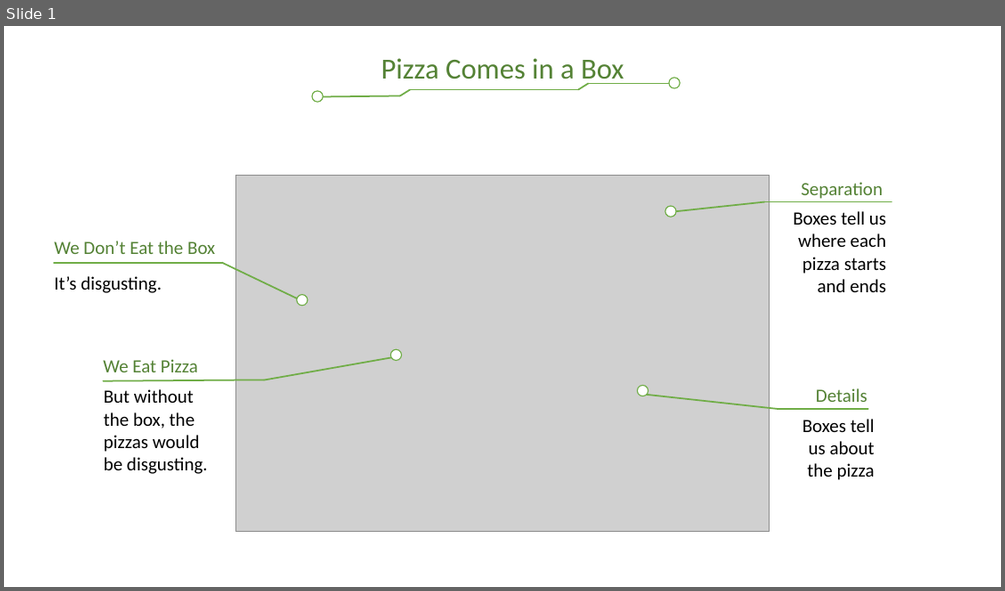
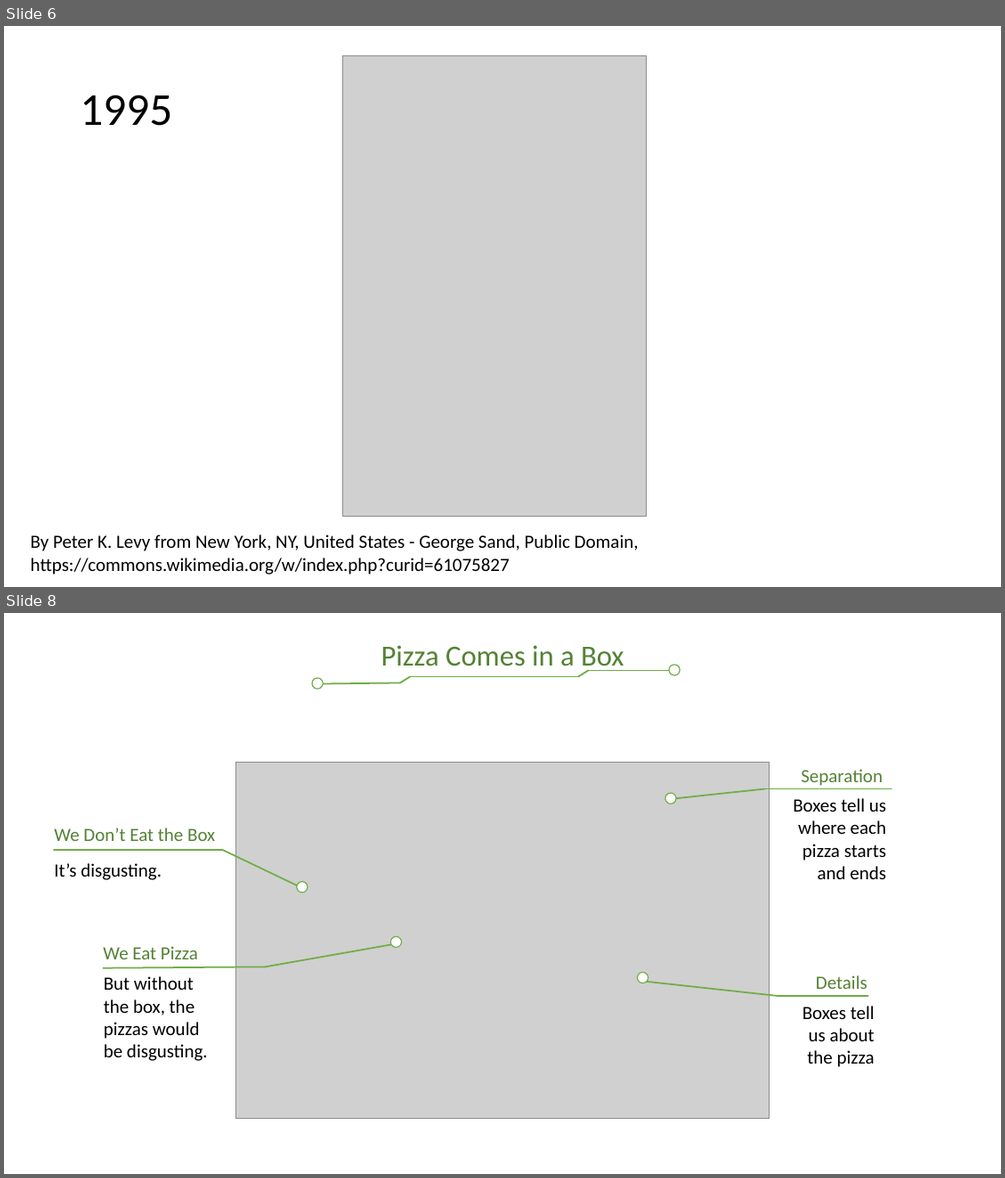
Before and after one commit to CS3550/Fall2020, a slide deck: Network Parts and Terms.pptx. Shown one above the other, each under a label of ours: slide 1 before the commit, slides 6 and 8 after it; the slides between them are not shown. The pictures are 1005x591 and 1005x1178 pixels, drawn with LibreOffice and Linux fonts; fonts in the diff are those of the drawing; grey boxes stand for pictures; background and template pictures are left out. Boxes give left, top, right and bottom in pixels: in the first picture for what was removed or moved away, otherwise in the second. Text is boxed around its words. In the diff, an @@ line names an element or a change of style, - is before the commit and + after.

```diff
--- a/Network Parts and Terms.pptx
+++ b/Network Parts and Terms.pptx
@@ slide 6 added at bbox=[4, 26, 1001, 587], background #FFFFFF @@
@@ picture added at bbox=[343, 56, 647, 516] @@
@@ title added at bbox=[80, 95, 172, 126], 44 pt, text #000000 @@
+1995
@@ text added at bbox=[31, 534, 639, 574], 18 pt, text #000000 @@
+By Peter K. Levy from New York, NY, United States - George Sand, Public Domain, https://commons.wikimedia.org/w/index.php?curid=61075827
@@ what was slide 1 is now slide 8 @@
```
Also in this commit, not shown: 6 other slides added.
